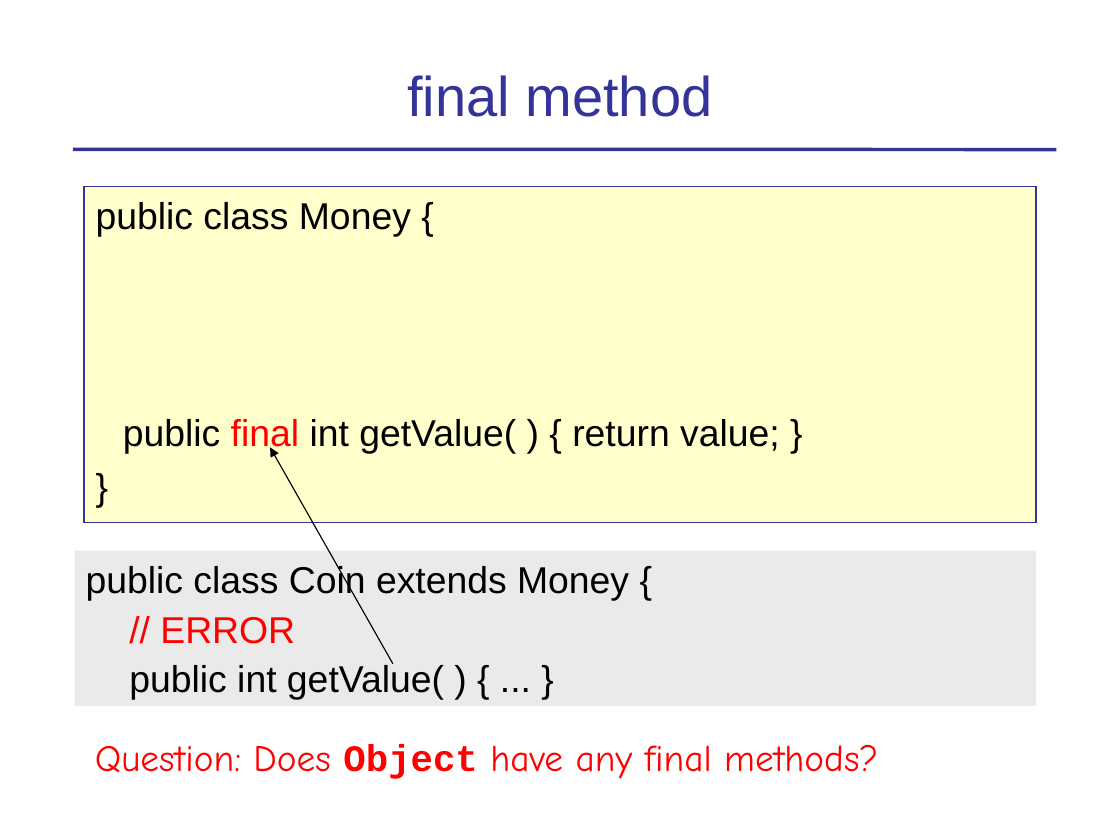
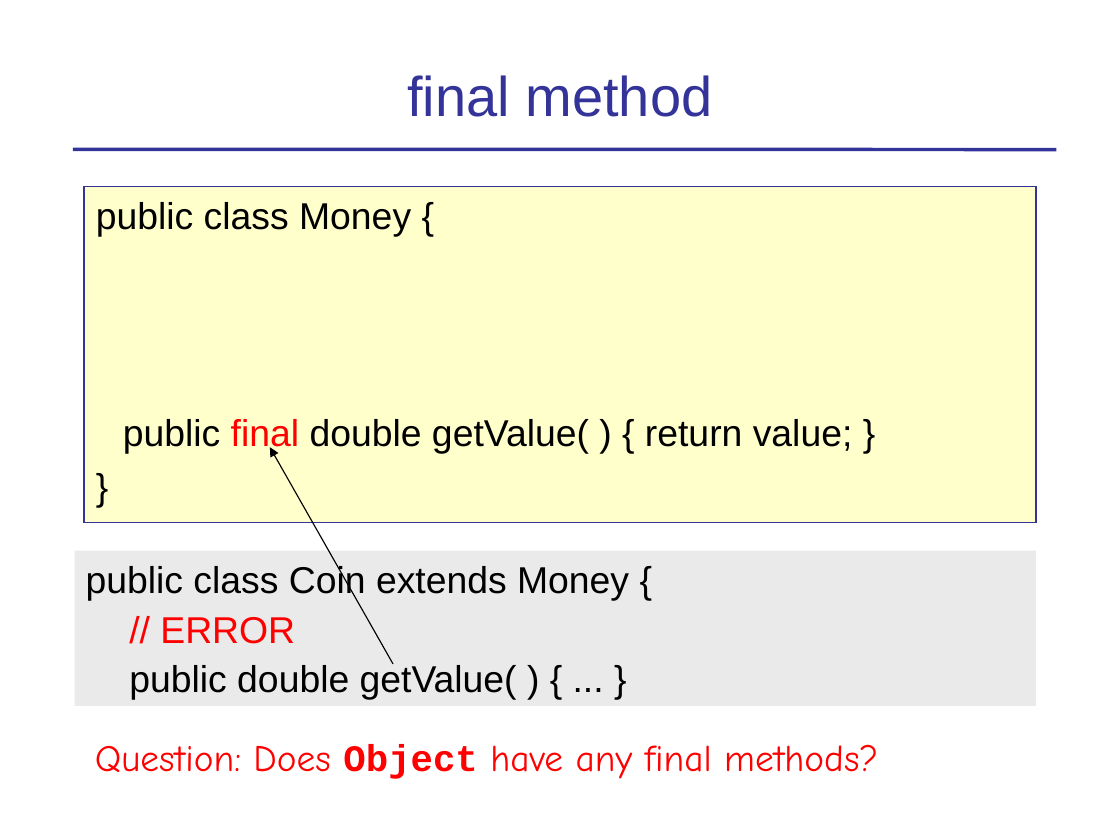
Before and after one commit to skeoop/skeoop.github.io, a slide deck: slide 34 of week4/Inheritance-1-Basics.ppt (slide 27 before the commit). Drawn at 1120x840 pixels with LibreOffice and Linux fonts; fonts in the diff are those of the drawing. Boxes give left, top, right and bottom in pixels: in the first picture for what was removed or moved away, otherwise in the second. Text is boxed around its words. In the diff, an @@ line names an element or a change of style, - is before the commit and + after.

```diff
--- a/week4/Inheritance-1-Basics.ppt
+++ b/week4/Inheritance-1-Basics.ppt
@@ text at box(123, 419, 853, 454): text changed @@
-public final int getValue( ) { return value; }
+public final double getValue( ) { return value; }
@@ text in rectangle at box(129, 663, 517, 700): text changed @@
-public int getValue( ) { ... }
+public double getValue( ) { ... }
```
Also in this commit, not shown: 19 other slides changed, 2 slides removed, 1 other file.
